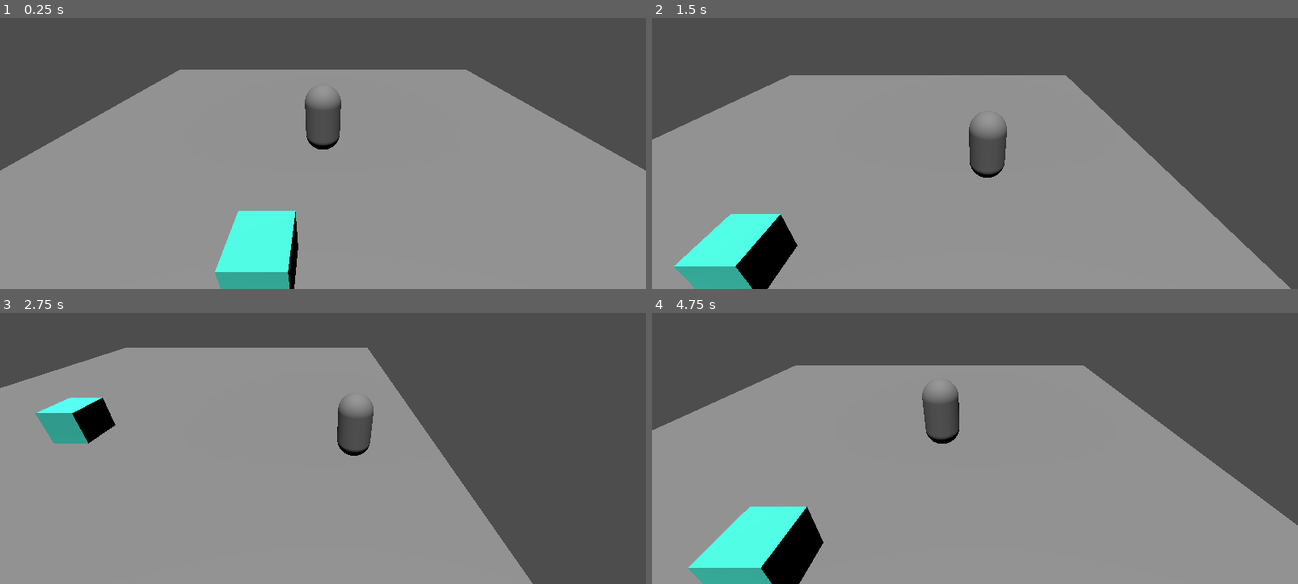
Above: before the commit, frames 1-4 (two rows, left to right).
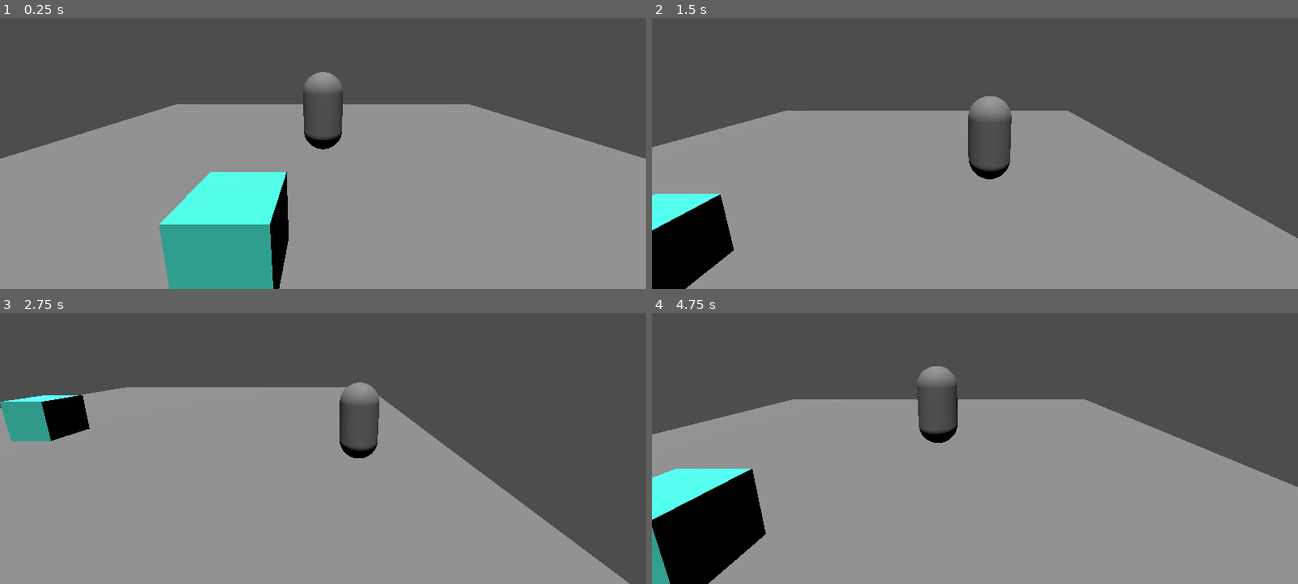
Above: after the commit, the same moments.

Repository: MagnusLucas/Cyberiada-Main-Game
Game: Godot game, scene res://game.tscn
The game is run twice, just before and just after one commit, with the same random seed, the same clock (stepped at 60 frames per second) and the same inputs.
Inputs:
- Up to frame 1 (0.25 s): no input
- Up to frame 2 (1.5 s): hold D (go_right) 0.53-1.28 s; tap E (interact) at 0.6, 1.35 s; tap Space (jump) at 0.77 s; hold S (go_down) from 1.28 s (still down)
- Up to frame 3 (2.75 s): tap Space (jump) at 1.52 s; release S (go_down) at 2.03 s; hold D (go_right) from 2.03 s (still down); tap E (interact) at 2.1 s
- Up to frame 4 (4.75 s): release D (go_right) at 2.78 s; hold W (go_up) 2.78-3.53 s; tap E (interact) at 2.85, 3.6, 4.35 s; tap Space (jump) at 3.02, 3.77, 4.52 s; hold A (go_left) from 3.53 s (still down)

The runs differ from the first frame. In frame 1, 16% of the frame differs, in the area x 0-100%, y 19-100%; in frame 2, 17%; in frame 3, 15%; in frame 4, 19%.

Commit message:
Update character.tscn
update miejsce

Diff:
--- a/character.tscn
+++ b/character.tscn
@@ -27,7 +27,7 @@
 top_level = true
 
 [node name="Camera_pos" type="Node3D" parent="Camera_control"]
-transform = Transform3D(1, 0, 0, 0, 1, 0, 0, 0, 1, 0, 3.701, 5.944)
+transform = Transform3D(1, 0, 0, 0, 0.965926, -0.258819, 0, 0.258819, 0.965926, 0, 1.701, 5.944)
 
 [node name="Camera3D" type="Camera3D" parent="Camera_control/Camera_pos"]
 transform = Transform3D(1, 0, 0, 0, 0.893371, 0.449319, 0, -0.449319, 0.893371, 0, 0, 0)
